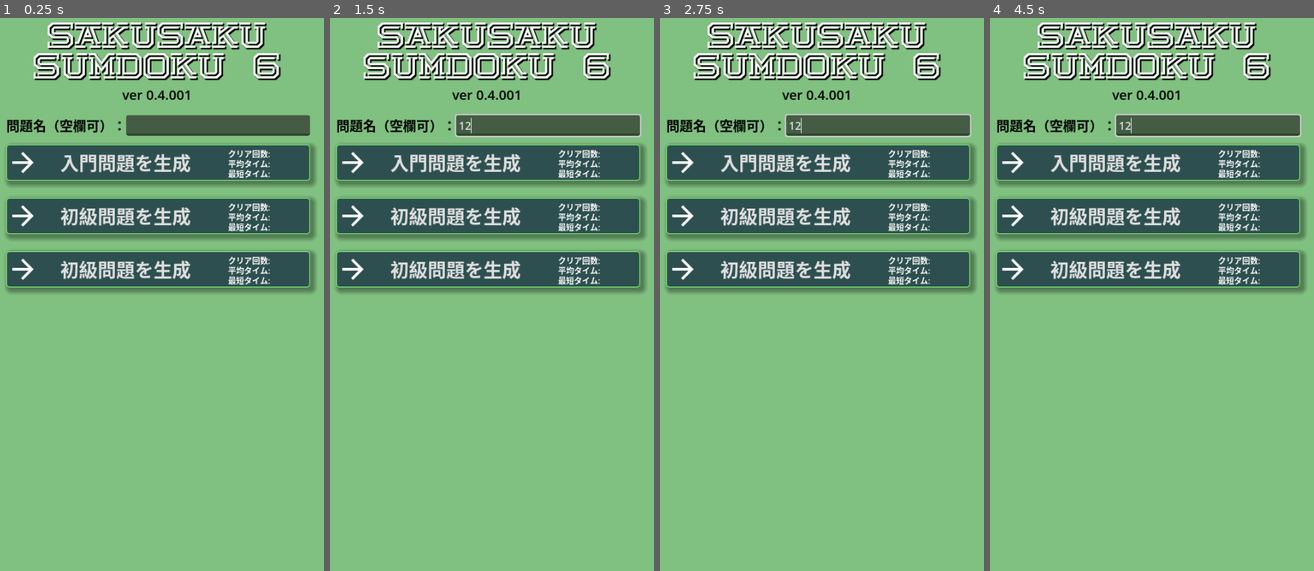
Above: before the commit, frames 1-4 (left to right).
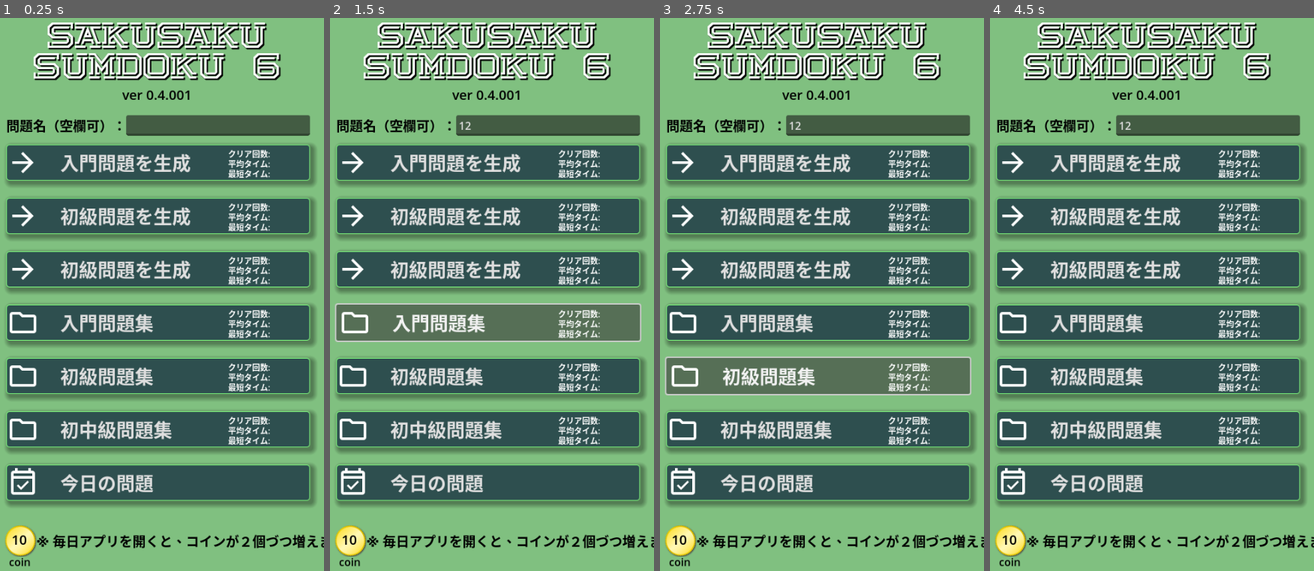
Above: after the commit, the same moments.

Repository: vivisuke/GD4KillerSudoku6
Game: Godot game, scene res://top_scene.tscn
Same seed, same stepped clock (60 frames per second), same inputs: the game is played once before the commit and once after it.
Inputs (mouse positions are in pixels of both pictures, inside the frame that each line leads up to):
- Up to frame 1 (0.25 s): no input
- Up to frame 2 (1.5 s): click (547, 123) at 0.52 s; type "12" at 0.6 s; click (488, 322) at 1.25 s, where only the run after the commit has a clickable "入門問題集"
- Up to frame 3 (2.75 s): click (818, 377) at 2 s, where only the run after the commit has a clickable "初級問題集"
- Up to frame 4 (4.5 s): click (1148, 427) at 2.75 s, where only the run after the commit has a clickable "初中級問題集"; click (1148, 482) at 3.5 s, where only the run after the commit has a clickable "今日の問題"; click (1009, 543) at 4.25 s, where only the run after the commit has a clickable "10"

The runs differ from the first frame. In frame 1, 31% of the frame differs, in the area x 1-100%, y 51-100%; in frame 2, 31%; in frame 3, 31%; in frame 4, 31%, in the area x 1-100%, y 17-100%.

Commit message:
0089 ◎ C 04/17 04/17 0.001│ToDo│トップシーン：シーン下部に、コイン・説明ラベル設置 0090 ◎ C 04/17 04/17 0.001│ToDo│トップシーン：全ボタン設置

Diff:
--- a/GD4KillerSudoku6/top_scene.tscn
+++ b/GD4KillerSudoku6/top_scene.tscn
@@ -1,7 +1,10 @@
-[gd_scene load_steps=4 format=3 uid="uid://dtta0o6xbn0ip"]
+[gd_scene load_steps=7 format=3 uid="uid://dtta0o6xbn0ip"]
 
 [ext_resource type="FontFile" uid="uid://bxhleatspvdo3" path="res://fonts/Hokjesgeest-PDGB.ttf" id="1_4sssh"]
 [ext_resource type="Texture2D" uid="uid://b37qhkh6trjag" path="res://images/arrow_forward_white.png" id="2_3bs4s"]
+[ext_resource type="Texture2D" uid="uid://qe4m363fwc1x" path="res://images/folder_white.png" id="3_xsmku"]
+[ext_resource type="Texture2D" uid="uid://bgwbg4ia462qw" path="res://images/event_available_white.png" id="4_0iaki"]
+[ext_resource type="Texture2D" uid="uid://dedvu8xj0ikfl" path="res://images/gold_medal.png" id="5_up4i5"]
 
 [sub_resource type="StyleBoxFlat" id="StyleBoxFlat_urpfq"]
 bg_color = Color(0.180392, 0.309804, 0.309804, 1)
@@ -176,3 +179,166 @@
 offset_bottom = 55.0
 theme_override_font_sizes/font_size = 12
 text = "最短タイム:"
+
+[node name="Button3" type="Button" parent="."]
+offset_left = 23.0
+offset_top = 450.0
+offset_right = 479.0
+offset_bottom = 504.0
+theme_override_font_sizes/font_size = 28
+theme_override_styles/normal = SubResource("StyleBoxFlat_urpfq")
+text = "　入門問題集"
+icon = ExtResource("3_xsmku")
+alignment = 0
+
+[node name="NSolvedLabel" type="Label" parent="Button3"]
+layout_mode = 0
+offset_left = 333.0
+offset_top = 5.0
+offset_right = 388.0
+offset_bottom = 25.0
+theme_override_font_sizes/font_size = 12
+text = "クリア回数:"
+
+[node name="AveTimeLabel" type="Label" parent="Button3"]
+layout_mode = 0
+offset_left = 333.0
+offset_top = 20.0
+offset_right = 388.0
+offset_bottom = 40.0
+theme_override_font_sizes/font_size = 12
+text = "平均タイム:"
+
+[node name="BestTimeLabel" type="Label" parent="Button3"]
+layout_mode = 0
+offset_left = 333.0
+offset_top = 35.0
+offset_right = 388.0
+offset_bottom = 55.0
+theme_override_font_sizes/font_size = 12
+text = "最短タイム:"
+
+[node name="Button4" type="Button" parent="."]
+offset_left = 23.0
+offset_top = 530.0
+offset_right = 479.0
+offset_bottom = 584.0
+theme_override_font_sizes/font_size = 28
+theme_override_styles/normal = SubResource("StyleBoxFlat_urpfq")
+text = "　初級問題集"
+icon = ExtResource("3_xsmku")
+alignment = 0
+
+[node name="NSolvedLabel" type="Label" parent="Button4"]
+layout_mode = 0
+offset_left = 333.0
+offset_top = 5.0
+offset_right = 388.0
+offset_bottom = 25.0
+theme_override_font_sizes/font_size = 12
+text = "クリア回数:"
+
+[node name="AveTimeLabel" type="Label" parent="Button4"]
+layout_mode = 0
+offset_left = 333.0
+offset_top = 20.0
+offset_right = 388.0
+offset_bottom = 40.0
+theme_override_font_sizes/font_size = 12
+text = "平均タイム:"
+
+[node name="BestTimeLabel" type="Label" parent="Button4"]
+layout_mode = 0
+offset_left = 333.0
+offset_top = 35.0
+offset_right = 388.0
+offset_bottom = 55.0
+theme_override_font_sizes/font_size = 12
+text = "最短タイム:"
+
+[node name="Button5" type="Button" parent="."]
+offset_left = 23.0
+offset_top = 610.0
+offset_right = 479.0
+offset_bottom = 664.0
+theme_override_font_sizes/font_size = 28
+theme_override_styles/normal = SubResource("StyleBoxFlat_urpfq")
+text = "　初中級問題集"
+icon = ExtResource("3_xsmku")
+alignment = 0
+
+[node name="NSolvedLabel" type="Label" parent="Button5"]
+layout_mode = 0
+offset_left = 333.0
+offset_top = 5.0
+offset_right = 388.0
+offset_bottom = 25.0
+theme_override_font_sizes/font_size = 12
+text = "クリア回数:"
+
+[node name="AveTimeLabel" type="Label" parent="Button5"]
+layout_mode = 0
+offset_left = 333.0
+offset_top = 20.0
+offset_right = 388.0
+offset_bottom = 40.0
+theme_override_font_sizes/font_size = 12
+text = "平均タイム:"
+
+[node name="BestTimeLabel" type="Label" parent="Button5"]
+layout_mode = 0
+offset_left = 333.0
+offset_top = 35.0
+offset_right = 388.0
+offset_bottom = 55.0
+theme_override_font_sizes/font_size = 12
+text = "最短タイム:"
+
+[node name="Button6" type="Button" parent="."]
+offset_left = 23.0
+offset_top = 690.0
+offset_right = 479.0
+offset_bottom = 744.0
+theme_override_font_sizes/font_size = 28
+theme_override_styles/normal = SubResource("StyleBoxFlat_urpfq")
+text = "　今日の問題"
+icon = ExtResource("4_0iaki")
+alignment = 0
+
+[node name="CoinButton" type="TextureButton" parent="."]
+offset_left = 20.0
+offset_top = 780.0
+offset_right = 68.0
+offset_bottom = 828.0
+texture_normal = ExtResource("5_up4i5")
+
+[node name="NCoinLabel" type="Label" parent="CoinButton"]
+layout_mode = 0
+offset_right = 46.0
+offset_bottom = 44.0
+theme_override_colors/font_color = Color(0, 0, 0, 1)
+theme_override_font_sizes/font_size = 20
+text = "10"
+horizontal_alignment = 1
+vertical_alignment = 1
+
+[node name="Label" type="Label" parent="CoinButton"]
+layout_mode = 0
+offset_top = 44.0
+offset_right = 48.0
+offset_bottom = 71.0
+theme_override_colors/font_color = Color(0, 0, 0, 1)
+text = "coin
+"
+horizontal_alignment = 1
+
+[node name="Label2" type="Label" parent="CoinButton"]
+layout_mode = 0
+offset_left = 48.0
+offset_right = 480.0
+offset_bottom = 48.0
+theme_override_colors/font_color = Color(0, 0, 0, 1)
+theme_override_font_sizes/font_size = 20
+text = "※ 毎日アプリを開くと、コインが２個づつ増えます。"
+horizontal_alignment = 1
+vertical_alignment = 1
Not shown, changed: GD4KillerSudoku6.spr
